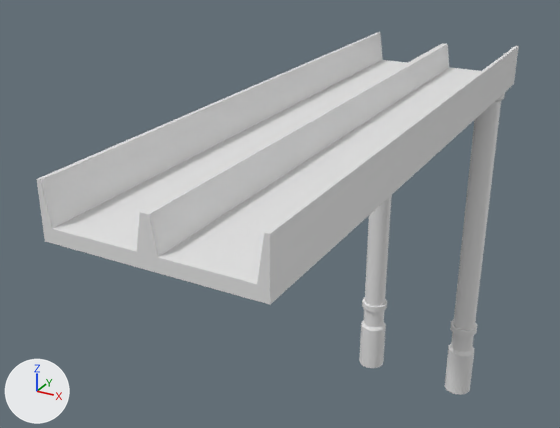
The FBX model Assets/city/model/trainRoad.fbx: old version first, new version second.
One viewpoint serves both versions: a 50 mm lens placed at (34.4, -52.1, 92.2), pointed at (-15.2, 38.1, 47.1). The axes (+X, +Y, +Z) are drawn at lower left. The lights are the same throughout. Where no turn or scale is listed for an object, it has been applied to the vertices.
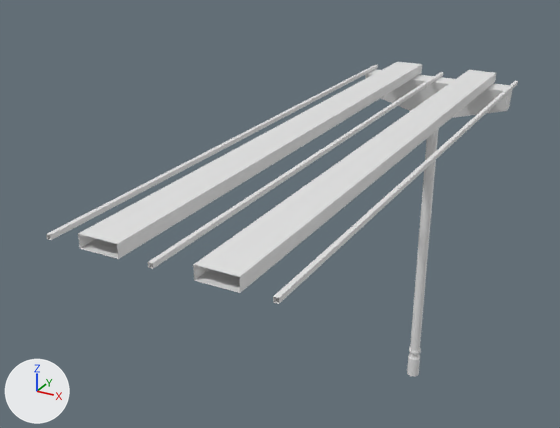
Boxes [x1, y1, x2, y2] around the edits, measured in the pictures (560 x 428 px):
'Box001', deleted
    before: [36, 32, 519, 305]
'Box004', added
    after: [46, 62, 518, 304]
'Cylinder002', reshaped, moved
    before: [359, 93, 505, 395]
    after: [365, 69, 513, 377]
part 1 of me_mesh, deleted
    before: [359, 93, 505, 395]
part 2 of me_mesh, added
    after: [365, 69, 513, 377]

What changed in the scene script:
```text
Change me_mesh:
    used by ob_cylinder002; location = (3.9, 75.0, 0.0)
    remove me_mesh.from_pydata(...)  # 240 vertices, 216 faces; spans x -20.4..2.8, y -2.5..2.5, z 0.0..60.4
    add me_mesh.from_pydata(...)  # 112 vertices, 98 faces; spans x -6.3..18.5, y 36.0..39.9, z -60.0..-0.1
    me_mesh part 1: 240 vertices removed from x -20.4..2.8, y -2.5..2.5, z 0.0..60.4
    me_mesh part 2: 112 vertices added at x -6.3..18.5, y 36.0..39.9, z -60.0..-0.1
Add me_mesh_1:
    me_mesh_1.from_pydata(...)  # 40 vertices, 20 faces; spans x -6.4..18.9, y -41.0..41.0, z 0.0..1.5
Change ob_cylinder002:
    ob_cylinder002.location: (3.9, 75.0, 0.0) -> (-11.1, 37.0, 60.1)
Remove ob_box001:
    ob_box001 = bpy.data.objects.new('Box001', me_mesh_001)
    ob_box001.location = (-5.0, 36.7, 60.1)
Add ob_box004:
    ob_box004 = bpy.data.objects.new('Box004', me_mesh_1)
    ob_box004.location = (-11.1, 37.0, 60.1)
```
